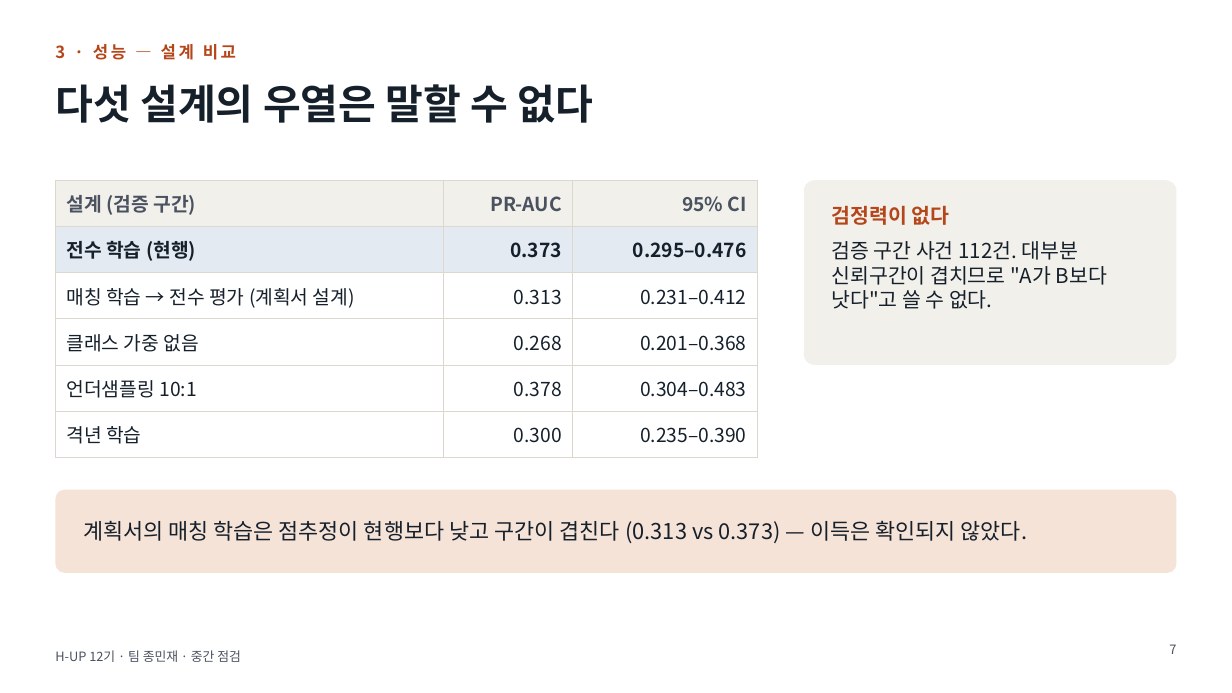
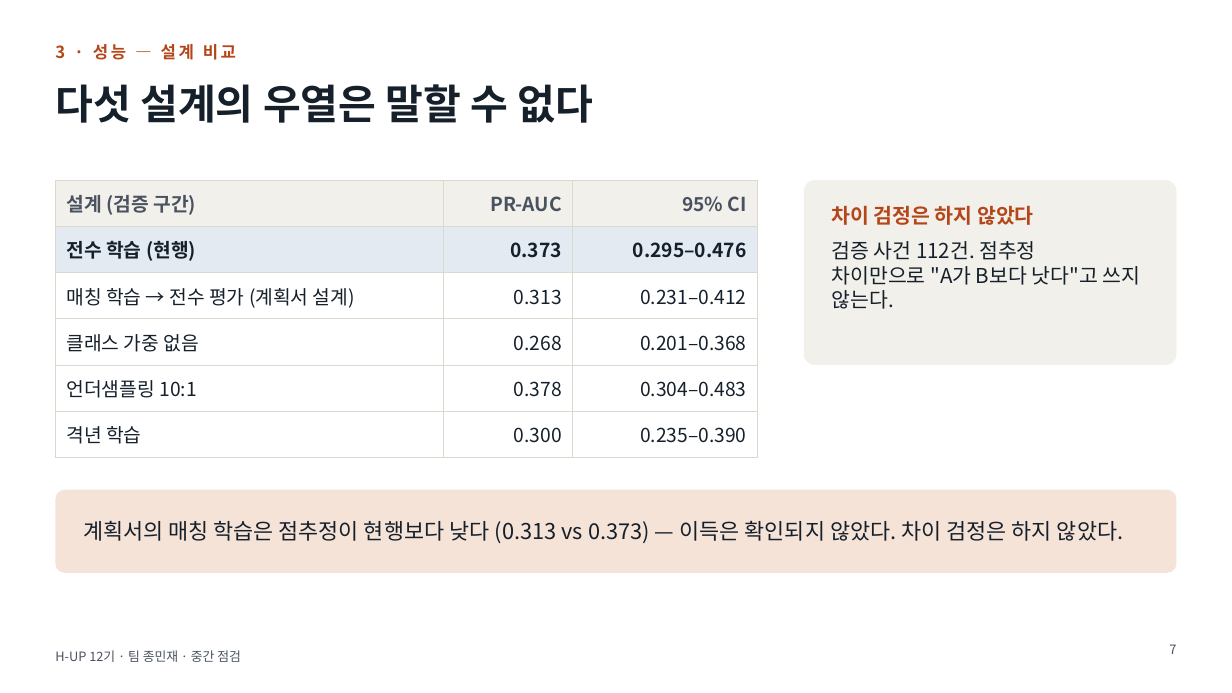
Before and after one commit to ejongmin/h-up-xai-project, a slide deck: slide 7 of 발표/중간점검_보고회.pptx. Drawn at 1232x693 pixels with LibreOffice and Linux fonts; fonts in the diff are those of the drawing. Boxes give left, top, right and bottom in pixels: in the first picture for what was removed or moved away, otherwise in the second. Text is boxed around its words. In the diff, an @@ line names an element or a change of style, - is before the commit and + after.

```diff
--- a/발표/중간점검_보고회.pptx
+++ b/발표/중간점검_보고회.pptx
@@ text at (832,205,1140,309): text changed @@
-검정력이 없다
-검증 구간 사건 112건. 대부분 신뢰구간이 겹치므로 "A가 B보다 낫다"고 쓸 수 없다.
+차이 검정은 하지 않았다
+검증 사건 112건. 점추정 차이만으로 "A가 B보다 낫다"고 쓰지 않는다.
@@ text at (83,520,1124,543): text changed @@
-계획서의 매칭 학습은 점추정이 현행보다 낮고 구간이 겹친다 (0.313 vs 0.373) — 이득은 확인되지 않았다.
+계획서의 매칭 학습은 점추정이 현행보다 낮다 (0.313 vs 0.373) — 이득은 확인되지 않았다. 차이 검정은 하지 않았다.
```
Also in this commit, not shown: 11 other files.
